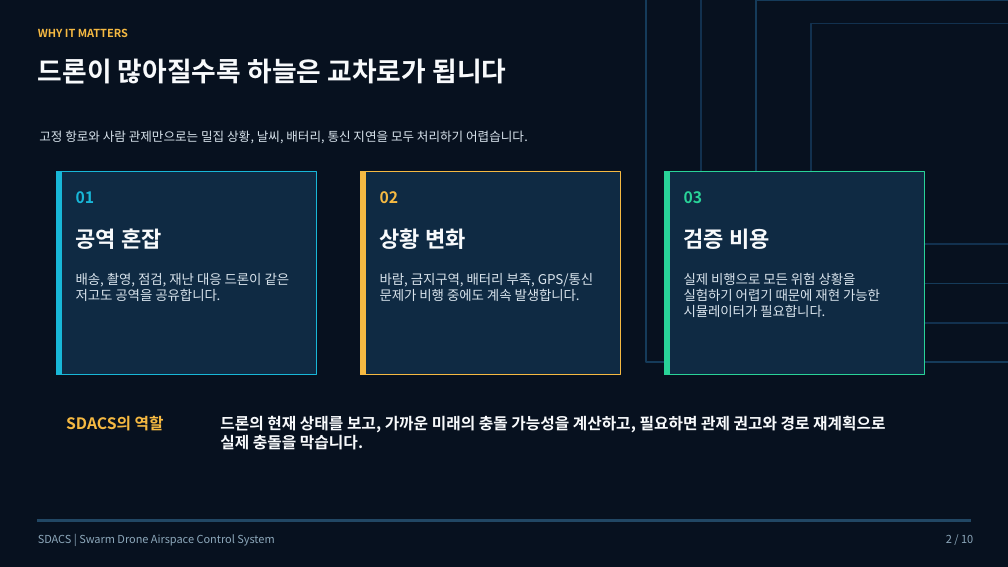
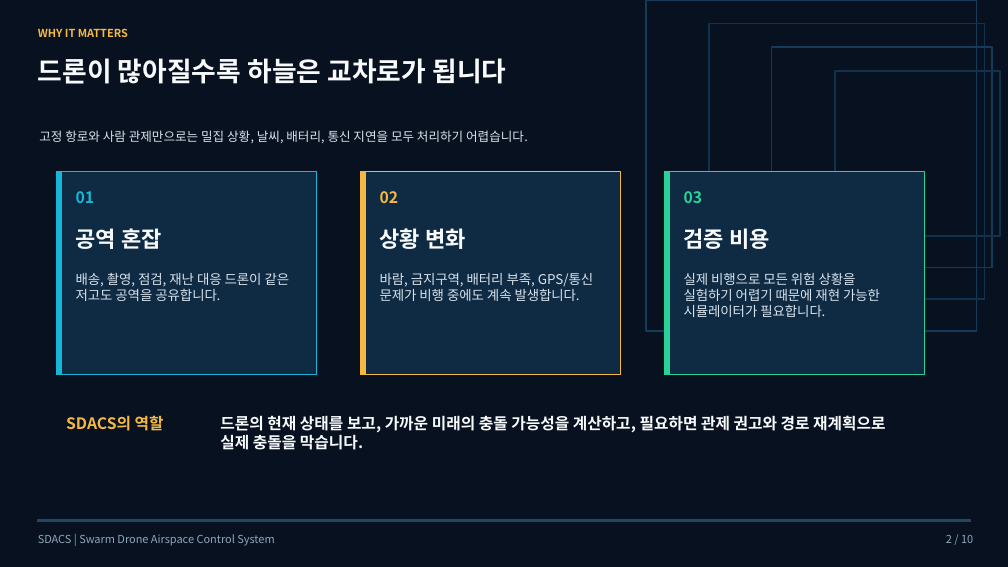
Before and after one commit to sun475300-sudo/swarm-drone-atc, a slide deck: slide 2 of docs/presentation/SDACS_Public_Project_Overview_2026.pptx. Drawn at 1008x567 pixels with LibreOffice and Linux fonts; fonts in the diff are those of the drawing. Boxes give left, top, right and bottom in pixels: in the first picture for what was removed or moved away, otherwise in the second. Text is boxed around its words. In the diff, an @@ line names an element or a change of style, - is before the commit and + after.

```diff
--- a/docs/presentation/SDACS_Public_Project_Overview_2026.pptx
+++ b/docs/presentation/SDACS_Public_Project_Overview_2026.pptx
@@ rectangle: place and size @@
-rectangle at (646, 0, 1008, 363)
+rectangle at (646, 0, 977, 331)
@@ rectangle: place and size @@
-rectangle at (701, 0, 1008, 323)
+rectangle at (709, 23, 985, 299)
@@ rectangle: place and size @@
-rectangle at (756, 0, 1008, 284)
+rectangle at (772, 47, 993, 268)
@@ rectangle: place and size @@
-rectangle at (811, 23, 1008, 244)
+rectangle at (835, 71, 1000, 237)
```
Also in this commit, not shown: 9 other slides changed, 28 other files.
